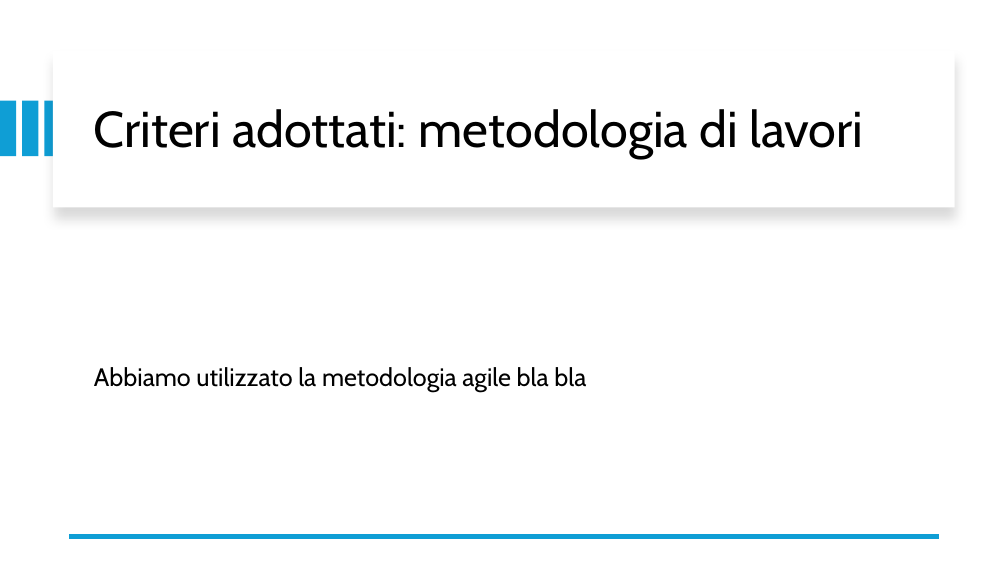
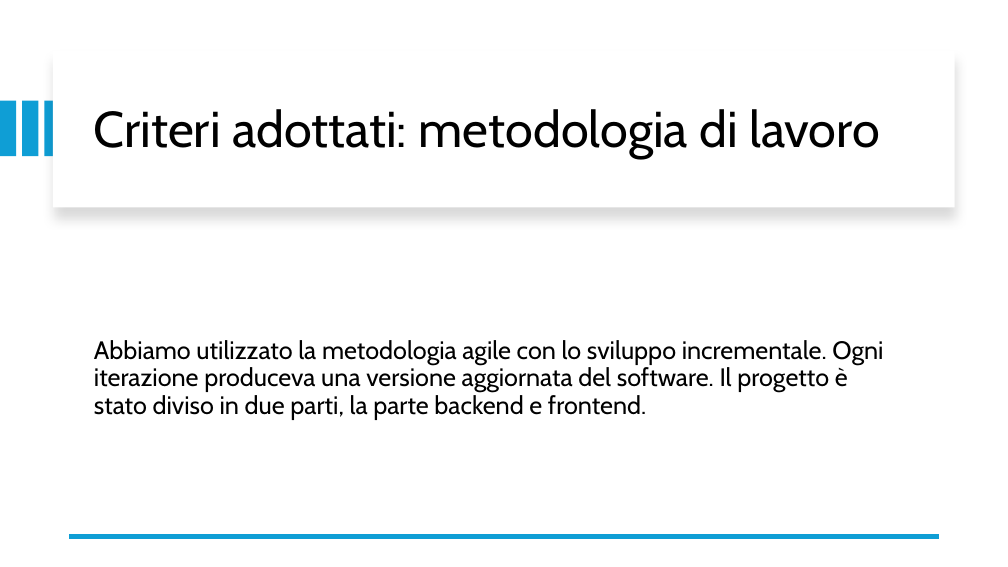
Before and after one commit to FarinaChristian/appDinamiche, a slide deck: slide 2 of slide.pptx. Drawn at 1008x567 pixels with LibreOffice and Linux fonts; fonts in the diff are those of the drawing. Boxes give left, top, right and bottom in pixels: in the first picture for what was removed or moved away, otherwise in the second. Text is boxed around its words. In the diff, an @@ line names an element or a change of style, - is before the commit and + after.

```diff
--- a/slide.pptx
+++ b/slide.pptx
@@ title at [94, 109, 879, 158]: text changed @@
-Criteri adottati: metodologia di lavori
+Criteri adottati: metodologia di lavoro
@@ text at [94, 340, 883, 420]: text changed @@
-Abbiamo utilizzato la metodologia agile bla bla
+Abbiamo utilizzato la metodologia agile con lo sviluppo incrementale. Ogni iterazione produceva una versione aggiornata del software. Il progetto è stato diviso in due parti, la parte backend e frontend.
```
Also in this commit, not shown: 3 other slides changed, 1 slide added.
